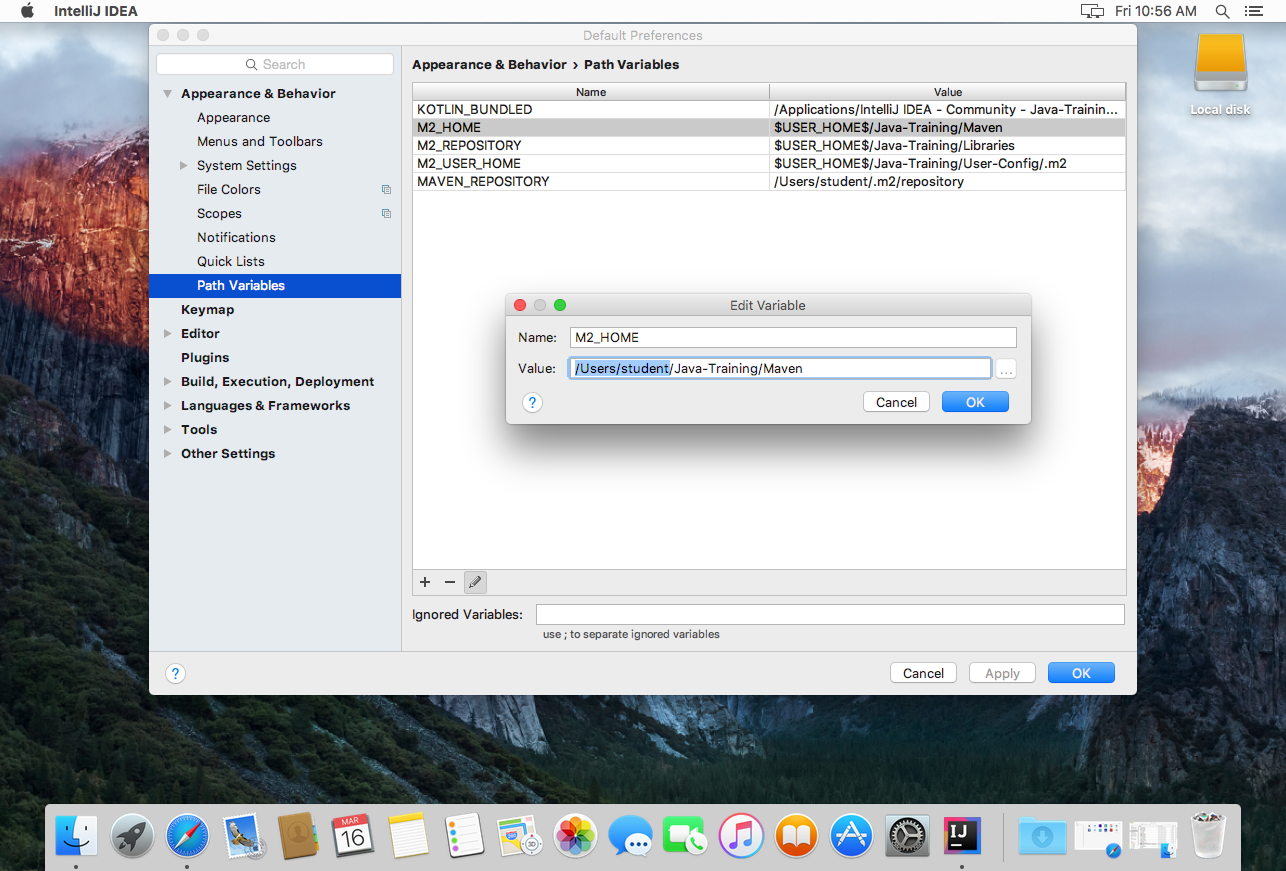
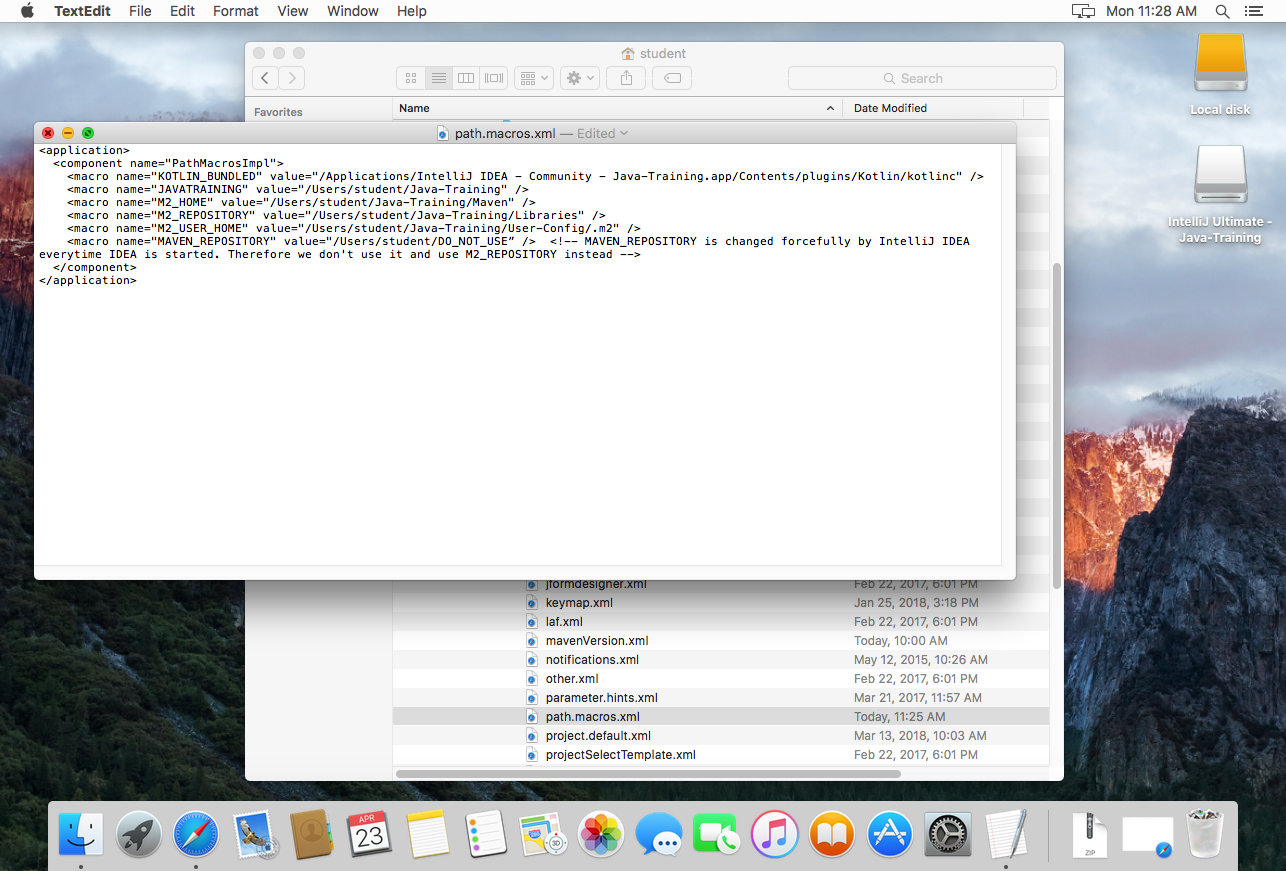
Revision of a layered w=1286, h=871 image; what changed, layer by layer:
painted on "Layer 1" over [left=0, top=4, right=1276, bottom=871]
